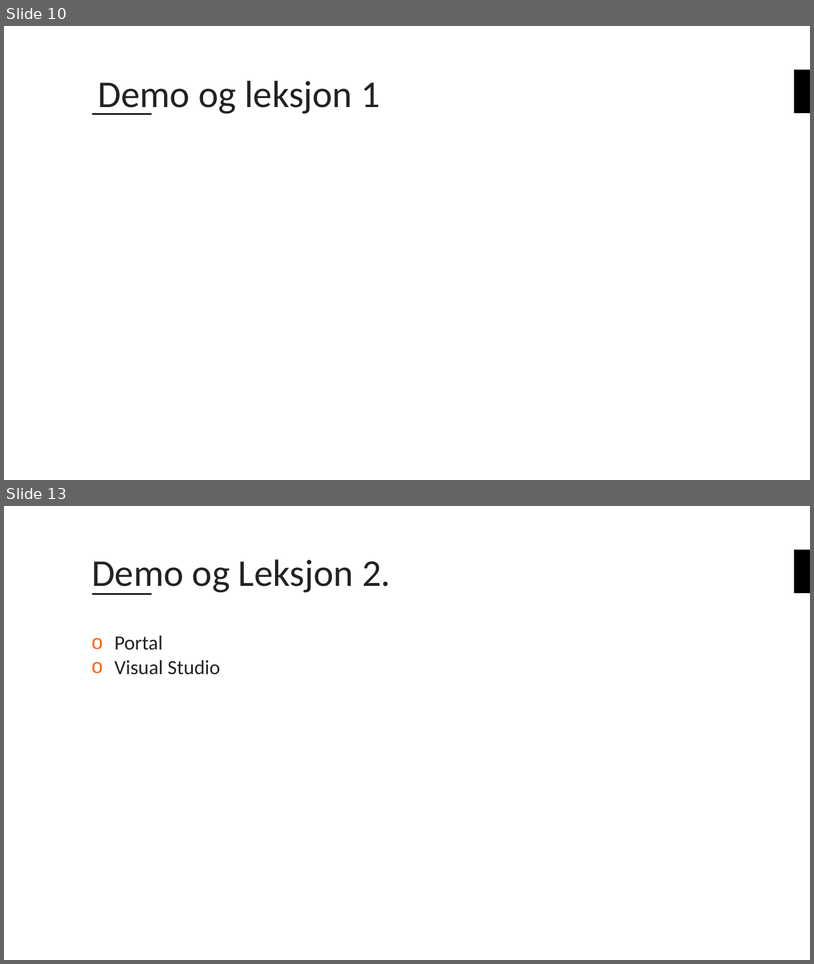
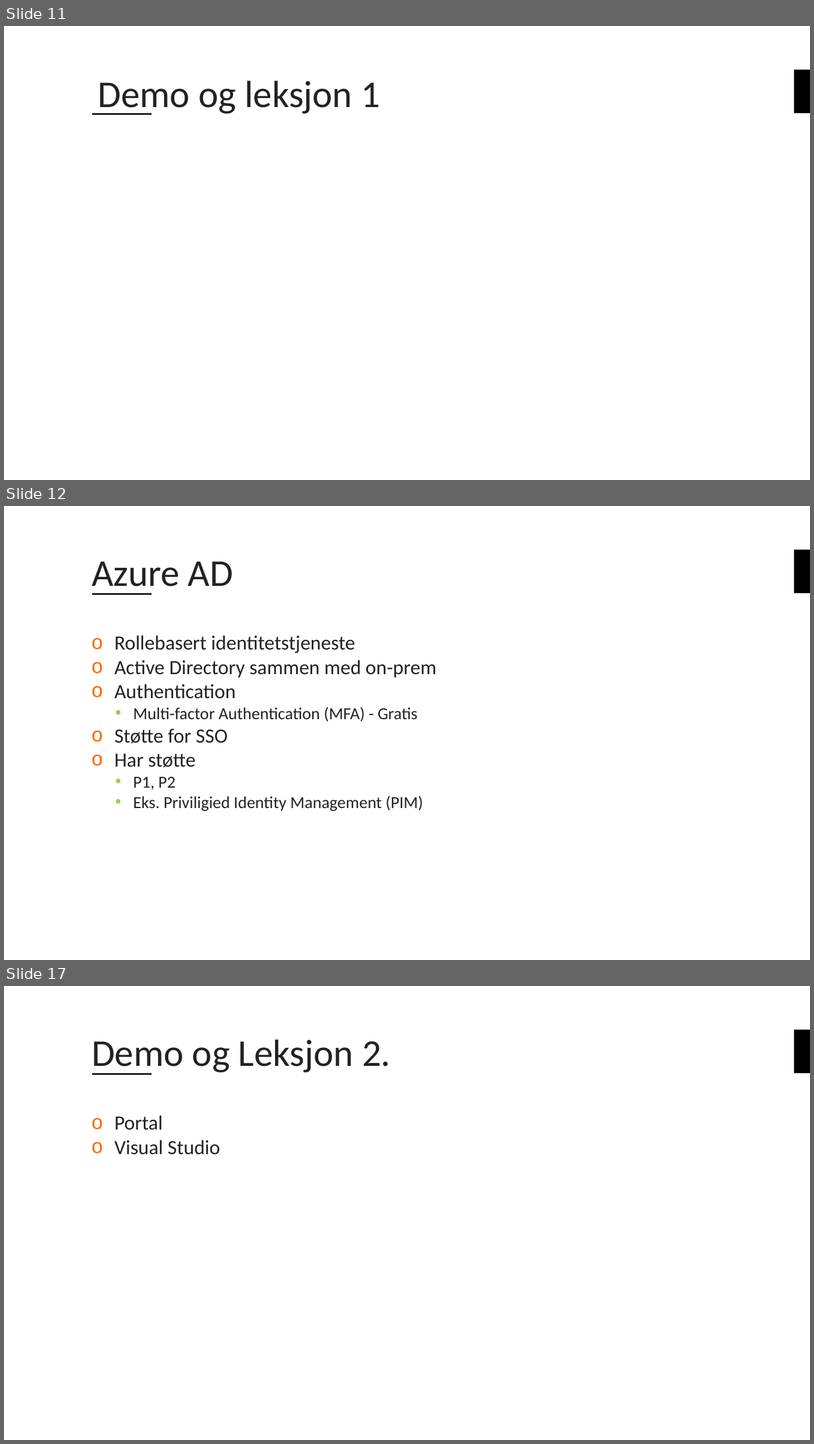
Before and after one commit to bouvet/azure-workshops, a slide deck: Workshop_3/Presentasjon/Azureskolen-Workshop#3.pptx. Shown one above the other, each under a label of ours: slides 10 and 13 before the commit, slides 11, 12 and 17 after it; the slides between them are not shown. The pictures are 814x964 and 814x1444 pixels, drawn with LibreOffice and Linux fonts; fonts in the diff are those of the drawing; background and template pictures are left out. Boxes give left, top, right and bottom in pixels: in the first picture for what was removed or moved away, otherwise in the second. Text is boxed around its words. In the diff, an @@ line names an element or a change of style, - is before the commit and + after.

```diff
--- a/Workshop_3/Presentasjon/Azureskolen-Workshop#3.pptx
+++ b/Workshop_3/Presentasjon/Azureskolen-Workshop#3.pptx
@@ slide 12 added at box(4, 506, 810, 960), background #FFFFFF; not listed: 2 template elements that a slide beside it also shows @@
@@ title added at box(92, 561, 233, 595), 45 pt, text #222222 @@
+Azure AD
@@ text added at box(114, 635, 437, 811), 24 pt, text #222222 @@
+o Rollebasert identitetstjeneste
+o Active Directory sammen med on-prem
+o Authentication
+  • Multi-factor Authentication (MFA) - Gratis
+o Støtte for SSO
+o Har støtte
+  • P1, P2
+  • Eks. Priviligied Identity Management (PIM)
@@ what was slide 10 is now slide 11 @@
@@ what was slide 13 is now slide 17 @@
```
Also in this commit, not shown: 4 slides changed, 4 other slides added, 1 slide removed.
